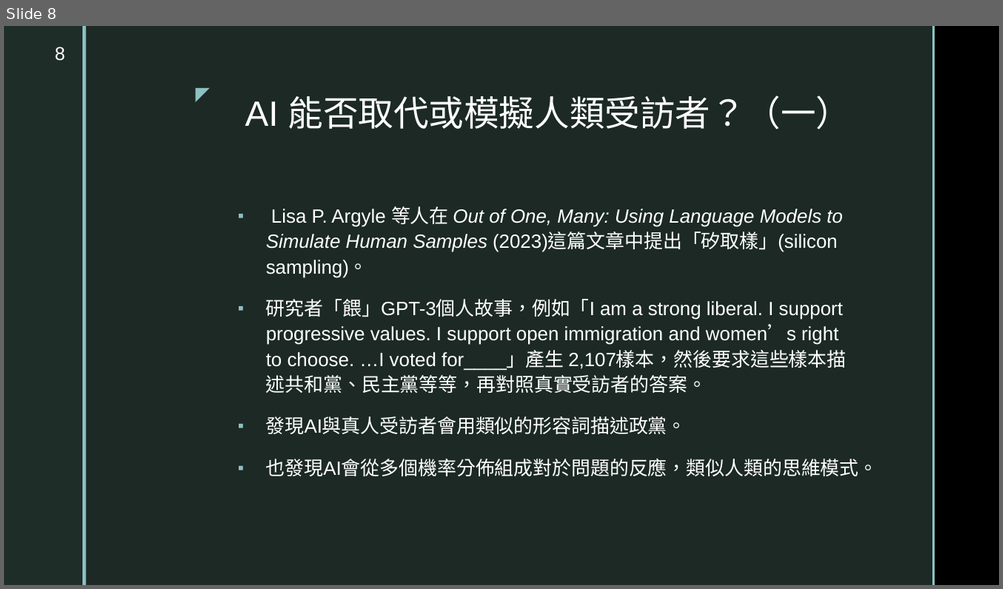
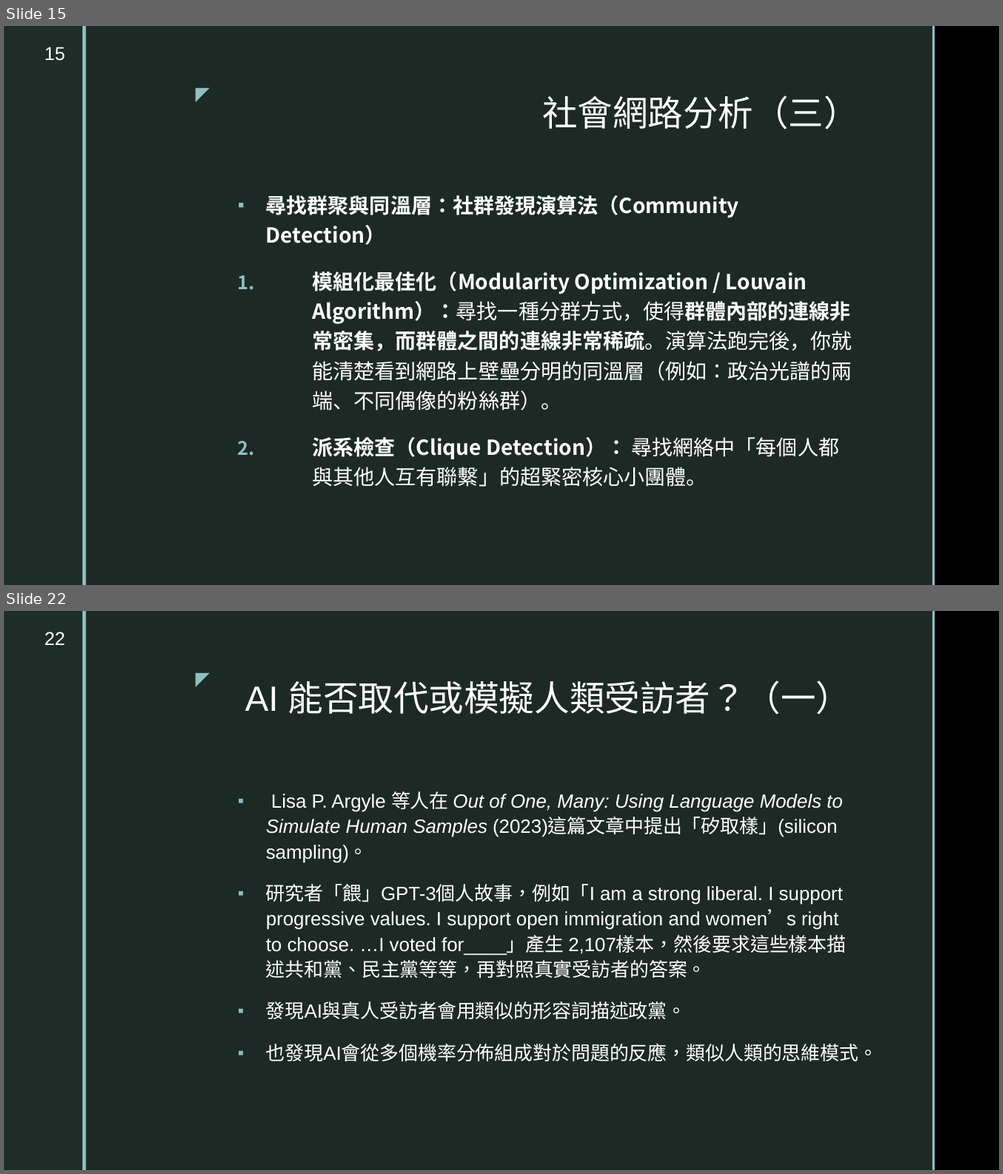
Before and after one commit to TsaiChiahung/PublicOpinion2026, a slide deck: 投影片/民意與調查Week12.pptx. Shown one above the other, each under a label of ours: slide 8 before the commit, slides 15 and 22 after it; the slides between them are not shown. The pictures are 1003x589 and 1003x1174 pixels, drawn with LibreOffice and Linux fonts; fonts in the diff are those of the drawing; background and template pictures are left out. Boxes give left, top, right and bottom in pixels: in the first picture for what was removed or moved away, otherwise in the second. Text is boxed around its words. In the diff, an @@ line names an element or a change of style, - is before the commit and + after.

```diff
--- a/投影片/民意與調查Week12.pptx
+++ b/投影片/民意與調查Week12.pptx
@@ slide 15 added at <box>4,26,999,585</box>, background picture (left out); not listed: 5 template elements that a slide beside it also shows @@
@@ page number added at <box>45,47,65,61</box>, 18 pt, text #FFFFFF @@
+15
@@ title added at <box>542,96,859,130</box>, 34 pt, text #FFFFFF @@
+社會網路分析（三）
@@ text added at <box>266,195,852,487</box>, 20 pt, text #FFFFFF, bold @@
+▪ 尋找群聚與同溫層：社群發現演算法（Community Detection）
+1. 模組化最佳化（Modularity Optimization / Louvain Algorithm）：尋找一種分群方式，使得群體內部的連線非常密集，而群體之間的連線非常稀疏。演算法跑完後，你就能清楚看到網路上壁壘分明的同溫層（例如：政治光譜的兩端、不同偶像的粉絲群）。
+2. 派系檢查（Clique Detection）： 尋找網絡中「每個人都與其他人互有聯繫」的超緊密核心小團體。
@@ what was slide 8 is now slide 22 @@
@@ page number at <box>45,632,65,645</box>: text changed @@
-8
+22
```
Also in this commit, not shown: 3 slides changed, 17 other slides added.
